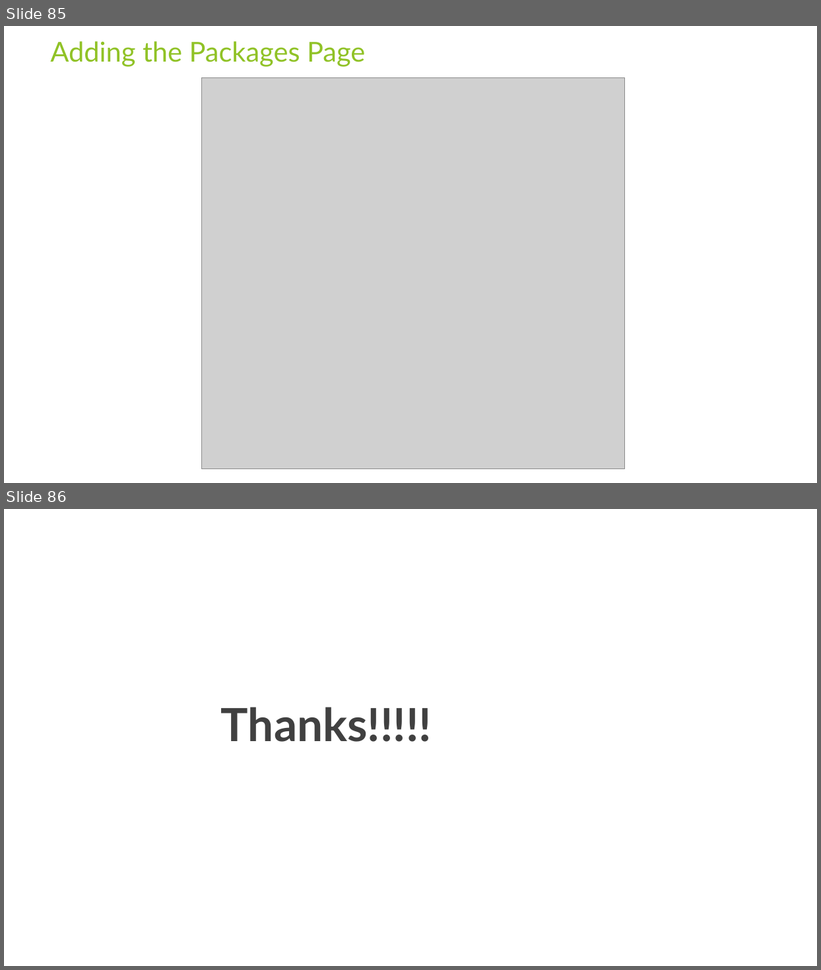
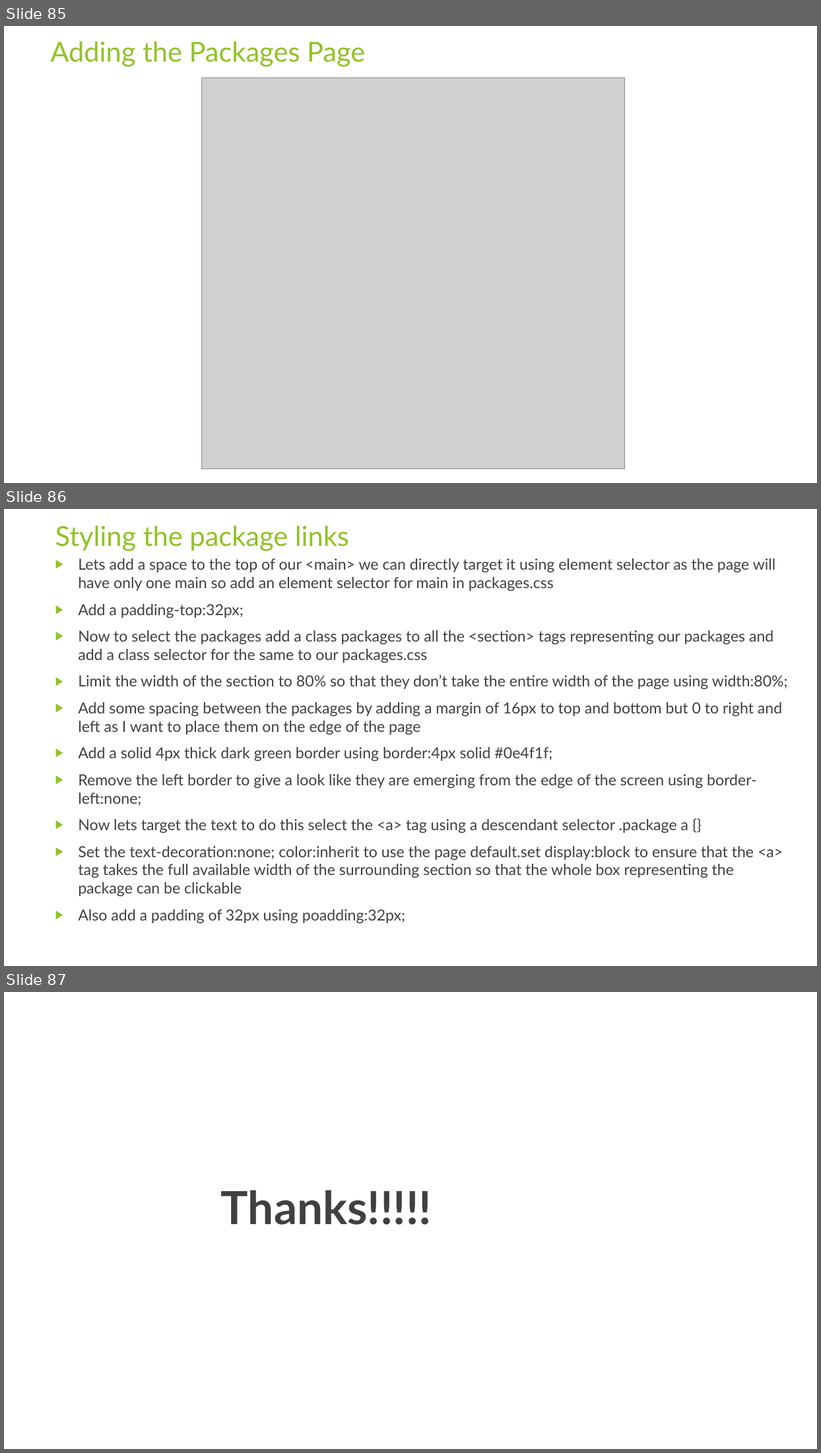
Before and after one commit to rudhrainfogain/CSS, a slide deck: PPT/Css-v5.pptx. Shown one above the other, each under a label of ours: slides 85 and 86 before the commit, slides 85, 86 and 87 after it. The pictures are 821x970 and 821x1453 pixels, drawn with LibreOffice and Linux fonts; fonts in the diff are those of the drawing; grey boxes stand for pictures. Boxes give left, top, right and bottom in pixels: in the first picture for what was removed or moved away, otherwise in the second. Text is boxed around its words. In the diff, an @@ line names an element or a change of style, - is before the commit and + after.

Commit message:
StylingPackageLinks

```diff
--- a/PPT/Css-v5.pptx
+++ b/PPT/Css-v5.pptx
@@ slide 86 added at [4,509,817,966], background #FFFFFF @@
@@ title added at [55,525,349,551], 32.4 pt, text #90C226 @@
+Styling the package links
@@ text added at [78,559,788,923], 18 pt, text #404040 @@
+▶ Lets add a space to the top of our <main> we can directly target it using element selector as the page will have only one main so add an element selector for main in packages.css
+▶ Add a padding-top:32px;
+▶ Now to select the packages add a class packages to all the <section> tags representing our packages and add a class selector for the same to our packages.css
+▶ Limit the width of the section to 80% so that they don’t take the entire width of the page using width:80%;
+▶ Add some spacing between the packages by adding a margin of 16px to top and bottom but 0 to right and left as I want to place them on the edge of the page
+▶ Add a solid 4px thick dark green border using border:4px solid #0e4f1f;
+▶ Remove the left border to give a look like they are emerging from the edge of the screen using border-left:none;
+▶ Now lets target the text to do this select the <a> tag using a descendant selector .package a {}
+▶ Set the text-decoration:none; color:inherit to use the page default.set display:block to ensure that the <a> tag takes the full available width of the surrounding section so that the whole box representing the package can be clickable
+▶ Also add a padding of 32px using poadding:32px;
@@ what was slide 86 is now slide 87 @@
```
Also in this commit, not shown: 2 other files.
